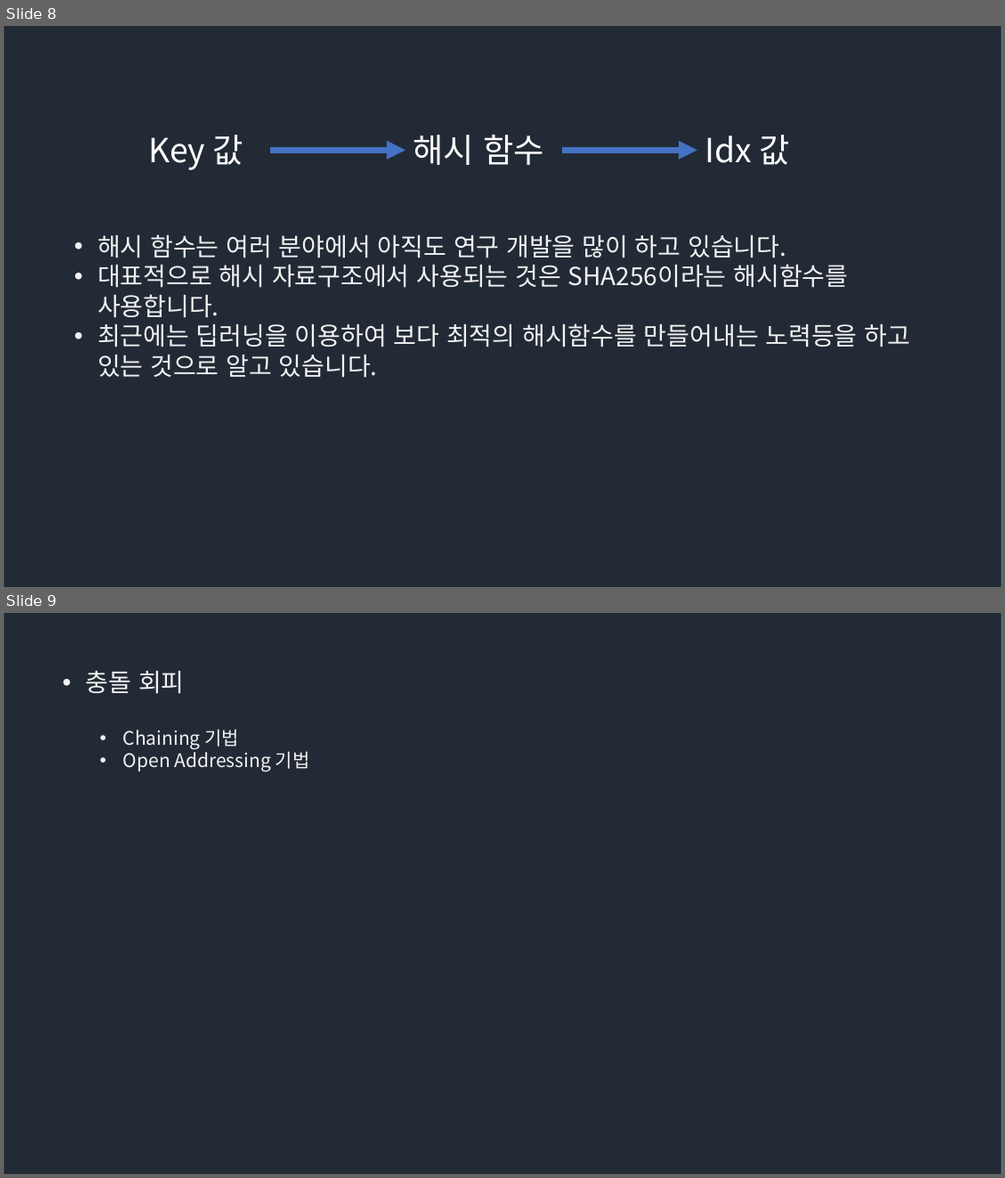
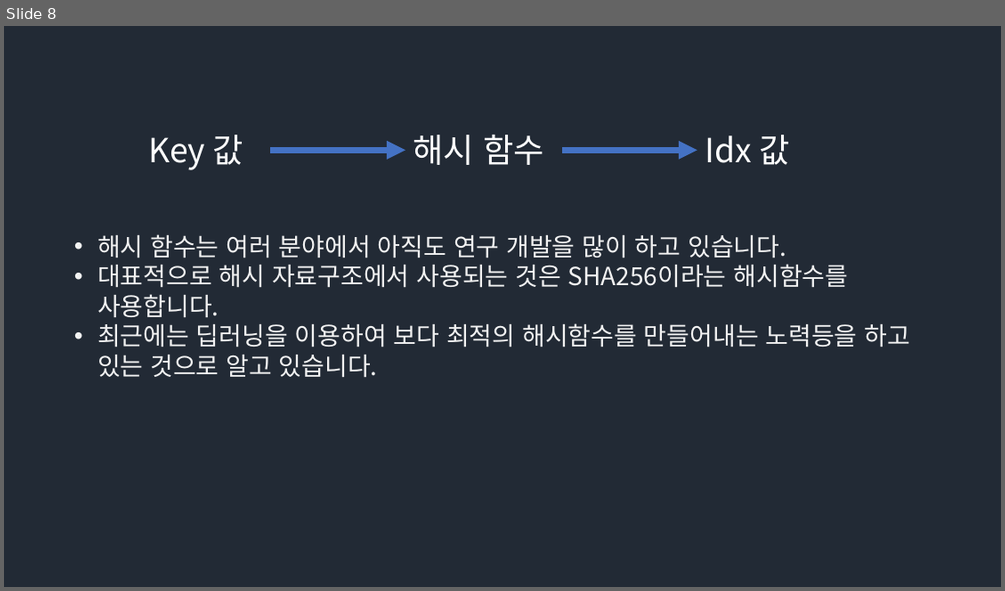
Before and after one commit to Groot-Space/Groot-space.github.io, a slide deck: assets/images/해시/해시.pptx. Shown one above the other, each under a label of ours: slides 8 and 9 before the commit, slide 8 after it. The pictures are 1005x1178 and 1005x591 pixels, drawn with LibreOffice and Linux fonts; fonts in the diff are those of the drawing. Boxes give left, top, right and bottom in pixels: in the first picture for what was removed or moved away, otherwise in the second. Text is boxed around its words. In the diff, an @@ line names an element or a change of style, - is before the commit and + after.

```diff
--- a/assets/images/해시/해시.pptx
+++ b/assets/images/해시/해시.pptx
@@ slide 9 removed at box(4, 613, 1001, 1174), background #222A35 @@
@@ text removed at box(86, 670, 310, 772) @@
-• 충돌 회피
-  • Chaining 기법
-  • Open Addressing 기법
```
Also in this commit, not shown: 2 slides changed, 10 slides added, 1 other slide removed.
